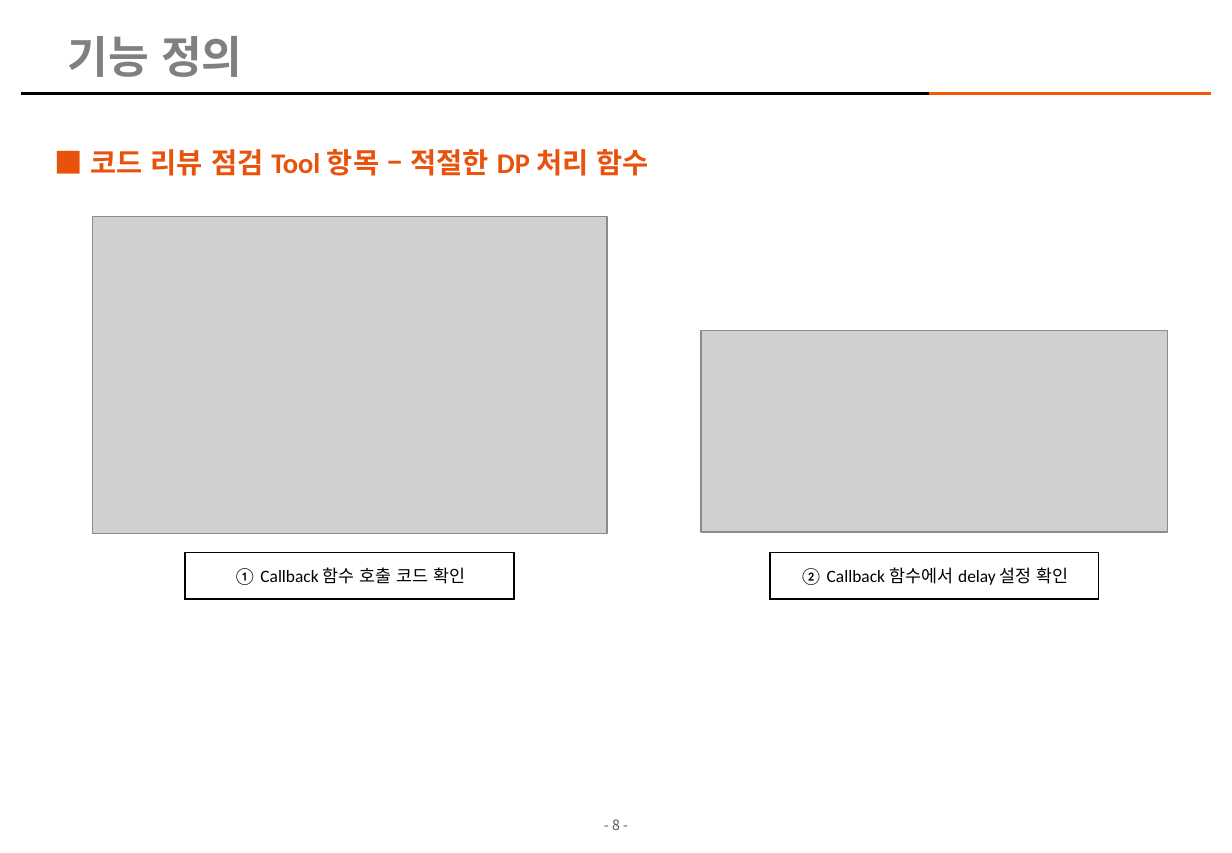
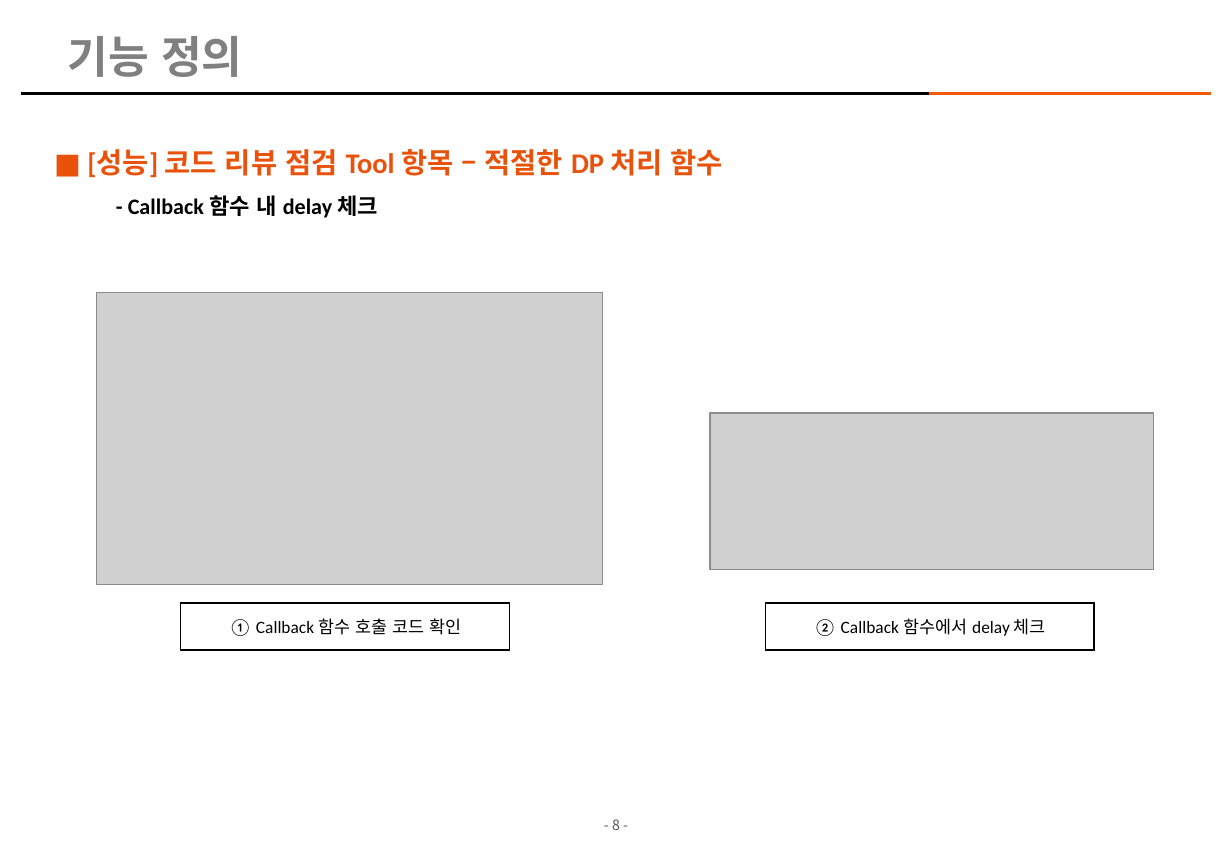
Before and after one commit to kimhopepa/PythonPjt, a slide deck: slide 8 of CodeReviewTool/doc/CodeReview_점검_Tool_개발계획서_rev06.pptx. Drawn at 1232x853 pixels with LibreOffice and Linux fonts; fonts in the diff are those of the drawing; grey boxes stand for pictures; background and template pictures are left out. Boxes give left, top, right and bottom in pixels: in the first picture for what was removed or moved away, otherwise in the second. Text is boxed around its words. In the diff, an @@ line names an element or a change of style, - is before the commit and + after.

```diff
--- a/CodeReviewTool/doc/CodeReview_점검_Tool_개발계획서_rev06.pptx
+++ b/CodeReviewTool/doc/CodeReview_점검_Tool_개발계획서_rev06.pptx
@@ text at box(87, 149, 723, 218): text changed @@
-■ 코드 리뷰 점검 Tool 항목 – 적절한 DP 처리 함수
+    ■ [성능] 코드 리뷰 점검 Tool 항목 – 적절한 DP 처리 함수
+      - Callback 함수 내 delay 체크
@@ picture: place and size @@
-picture at box(92, 216, 607, 534)
+picture at box(97, 292, 603, 585)
@@ picture: place and size @@
-picture at box(701, 331, 1167, 532)
+picture at box(710, 413, 1154, 570)
@@ rectangle "① Callback 함수 호출 코드 ...": place and size @@
-rectangle "① Callback 함수 호출 코드 ..." at box(185, 553, 514, 600)
+rectangle "① Callback 함수 호출 코드 ..." at box(181, 603, 510, 650)
@@ rectangle "② Callback 함수에서 delay 체크": place and size @@
-rectangle "② Callback 함수에서 delay 체크" at box(770, 553, 1099, 600)
+rectangle "② Callback 함수에서 delay 체크" at box(766, 603, 1094, 650)
@@ text in rectangle at box(814, 618, 1046, 636): text changed @@
-② Callback 함수에서 delay 설정 확인
+② Callback 함수에서 delay 체크
```
Also in this commit, not shown: 5 other slides changed, 5 slides added, 10 slides removed, 7 other files.
